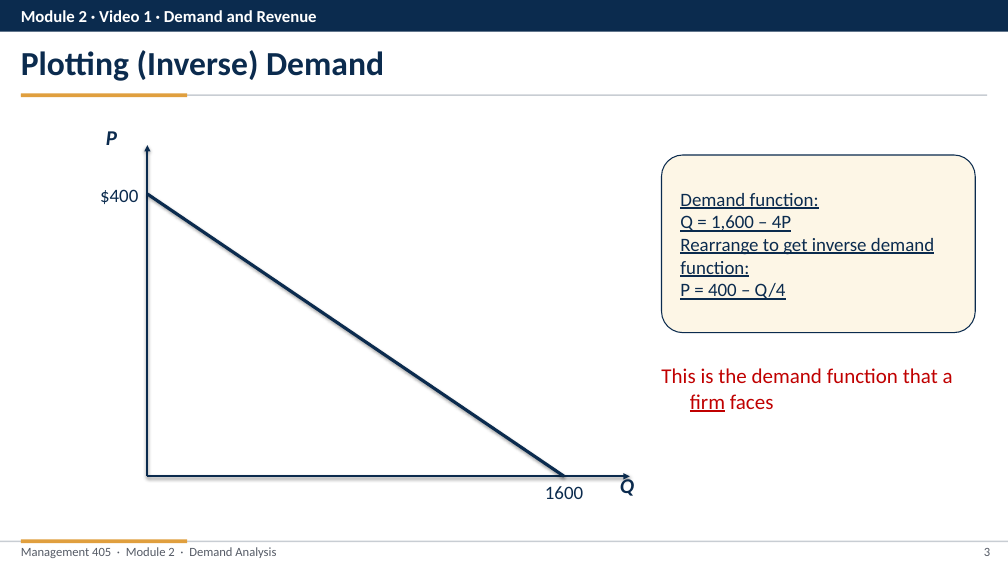
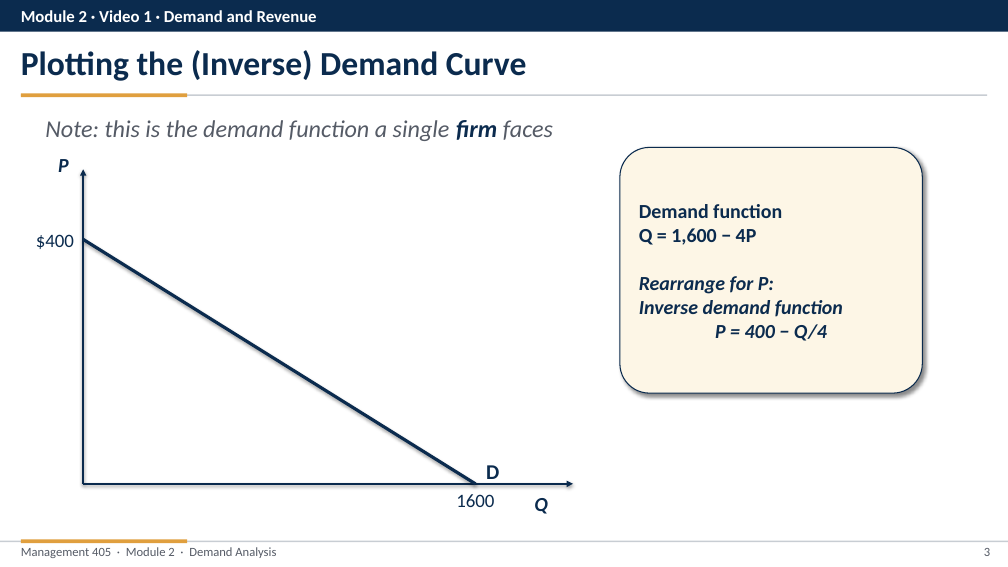
Before and after one commit to nvoigtla/Teaching, a slide deck: slide 3 of 405 Slide Revisions 2026/Module 2/Module 2 - Video Part Revised.pptx. Drawn at 1008x567 pixels with LibreOffice and Linux fonts; fonts in the diff are those of the drawing. Boxes give left, top, right and bottom in pixels: in the first picture for what was removed or moved away, otherwise in the second. Text is boxed around its words. In the diff, an @@ line names an element or a change of style, - is before the commit and + after.

```diff
--- a/405 Slide Revisions 2026/Module 2/Module 2 - Video Part Revised.pptx
+++ b/405 Slide Revisions 2026/Module 2/Module 2 - Video Part Revised.pptx
@@ text at (x1=21, y1=50, x2=527, y2=81): text changed @@
-Plotting (Inverse) Demand
+Plotting the (Inverse) Demand Curve
@@ text at (x1=45, y1=120, x2=553, y2=141): text changed; size 20 to 23 pt; text colour #C00000 to #555B66; italic on @@
-This is the demand function that a firm faces
+Note: this is the demand function a single firm faces
@@ rounded rectangle resized from (x1=662, y1=155, x2=975, y2=333) to (x1=620, y1=147, x2=923, y2=393) @@
@@ rounded rectangle at (x1=620, y1=147, x2=923, y2=393): shadow on @@
@@ text "P" moved from (x1=106, y1=131, x2=117, y2=145) to (x1=58, y1=159, x2=69, y2=172) @@
@@ text "P" at (x1=58, y1=159, x2=69, y2=172): size 20 to 19 pt @@
@@ arrow moved from (147, 476) - (147, 145) to (83, 484) - (83, 169) @@
@@ text at (x1=639, y1=204, x2=843, y2=341): text changed; size 18 to 19 pt; bold on @@
-Demand function:
-Q = 1,600 – 4P
-Rearrange to get inverse demand function:
-P = 400 – Q/4
+Demand function
+Q = 1,600 − 4P
+Rearrange for P:
+Inverse demand function
+P = 400 − Q/4
@@ text "$400" moved from (x1=100, y1=189, x2=138, y2=204) to (x1=36, y1=234, x2=74, y2=249) @@
@@ line moved from (147, 194) - (564, 476) to (83, 240) - (476, 484) @@
@@ text added at (x1=486, y1=465, x2=499, y2=485), 20 pt, text #0B2B4E, bold @@
+D
@@ arrow moved from (147, 476) - (630, 476) to (83, 484) - (573, 484) @@
@@ text "1600" moved from (x1=545, y1=486, x2=583, y2=499) to (x1=456, y1=494, x2=494, y2=507) @@
@@ text "Q" at (x1=534, y1=498, x2=548, y2=514): size 20 to 19 pt @@
@@ text "Q" moved from (x1=620, y1=476, x2=634, y2=496) to (x1=534, y1=498, x2=548, y2=514) @@
```
Also in this commit, not shown: 43 other slides changed, 5 slides added, 5 slides removed, 20 other files.
